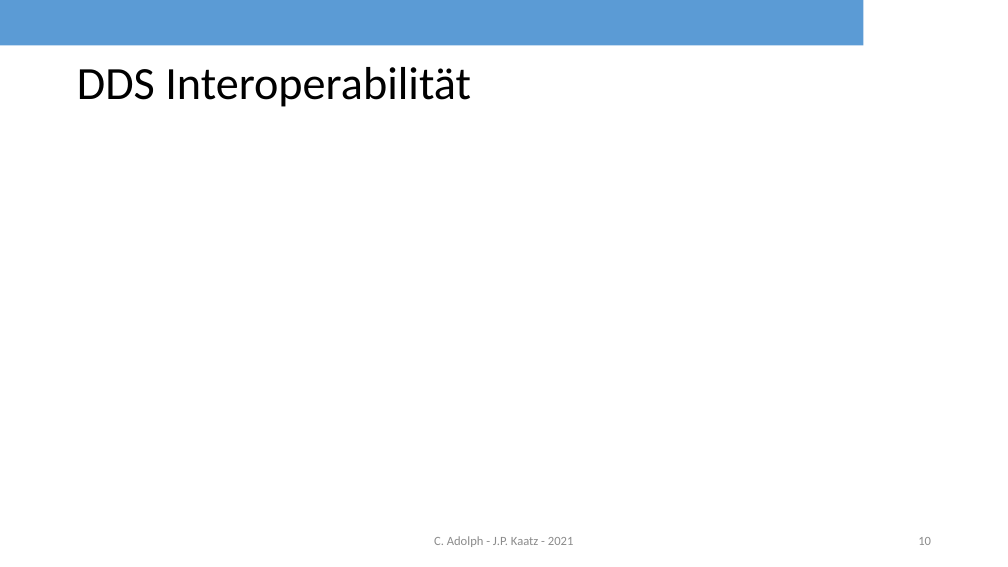
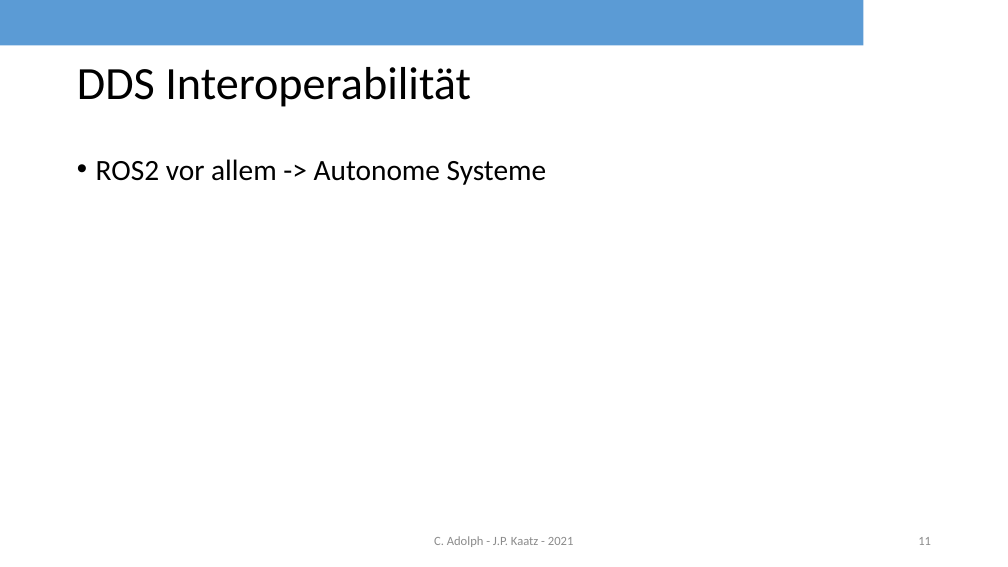
Before and after one commit to rocko/sisidm_sose2021, a slide deck: slide 11 of DDS_share.pptx (slide 10 before the commit). Drawn at 1008x567 pixels with LibreOffice and Linux fonts; fonts in the diff are those of the drawing; background and template pictures are left out. Boxes give left, top, right and bottom in pixels: in the first picture for what was removed or moved away, otherwise in the second. Text is boxed around its words. In the diff, an @@ line names an element or a change of style, - is before the commit and + after.

```diff
--- a/DDS_share.pptx
+++ b/DDS_share.pptx
@@ text added at (96, 159, 547, 185), 28 pt, text #000000 @@
+• ROS2 vor allem -> Autonome Systeme
@@ page number at (918, 537, 931, 545): text changed @@
-10
+11
```
Also in this commit, not shown: 6 other slides changed, 3 slides removed.
